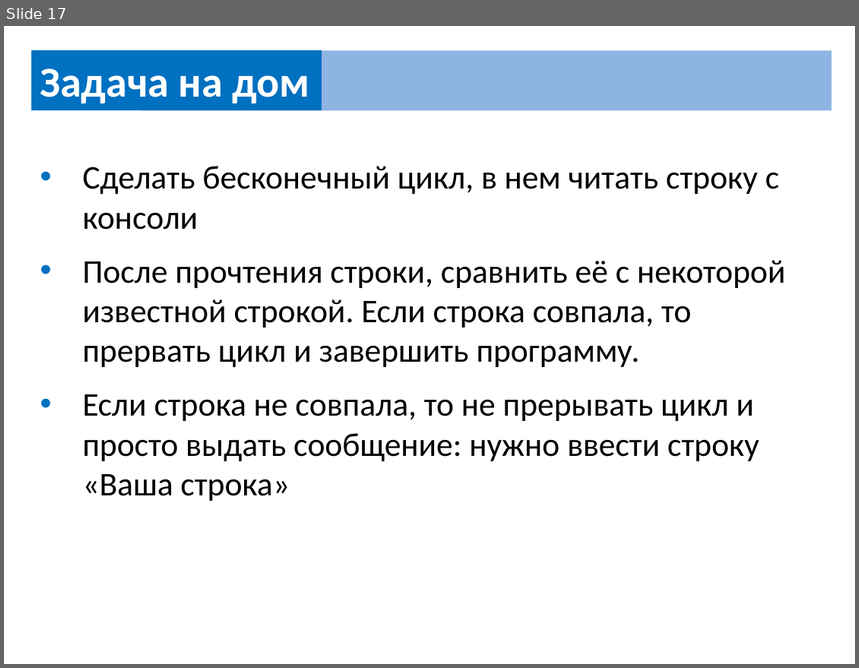
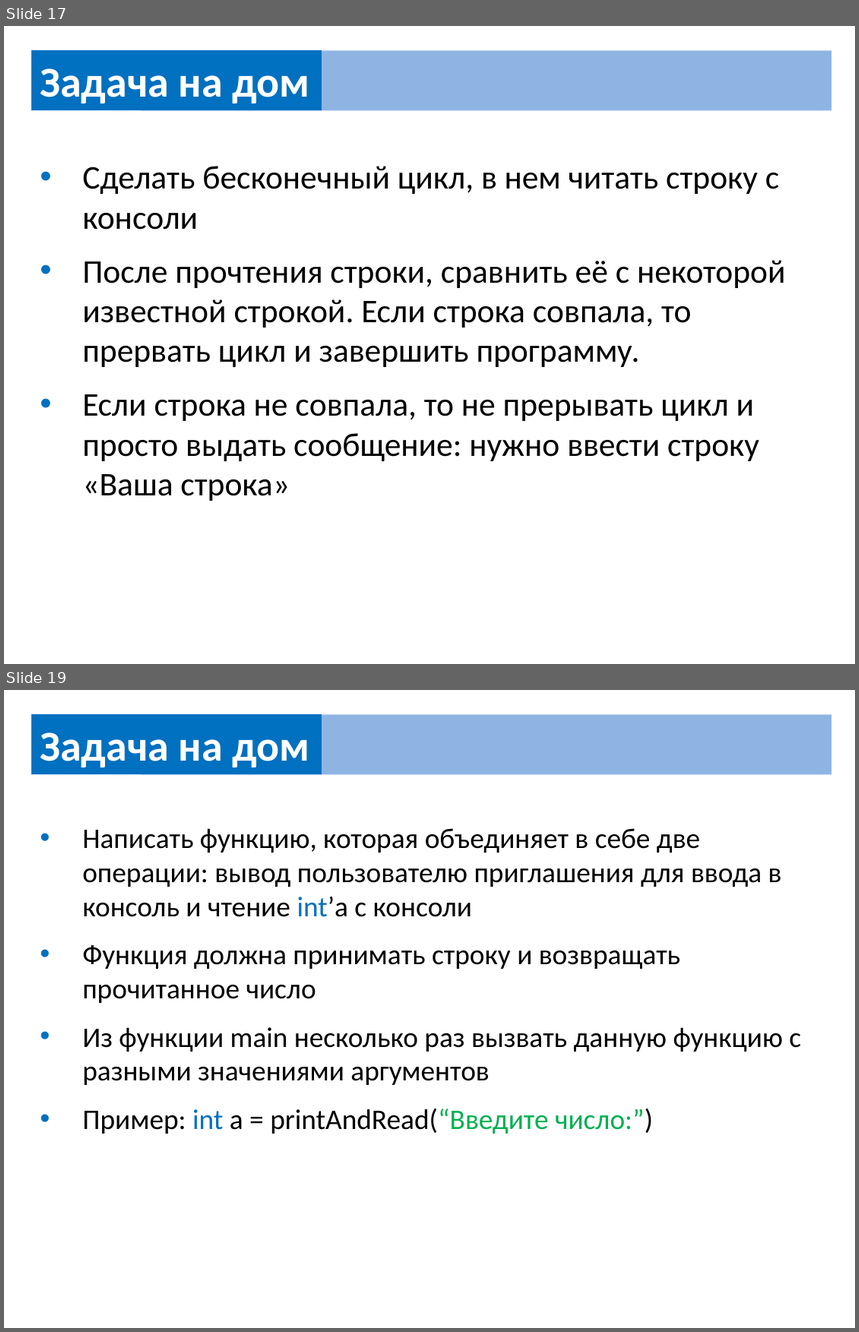
Before and after one commit to UsovaAnna/lesson, a slide deck: src/home/home_work.pptx. Shown one above the other, each under a label of ours: slide 17 before the commit, slides 17 and 19 after it; the slides between them are not shown. The pictures are 859x668 and 859x1332 pixels, drawn with LibreOffice and Linux fonts; fonts in the diff are those of the drawing. Boxes give left, top, right and bottom in pixels: in the first picture for what was removed or moved away, otherwise in the second. Text is boxed around its words. In the diff, an @@ line names an element or a change of style, - is before the commit and + after.

```diff
--- a/src/home/home_work.pptx
+++ b/src/home/home_work.pptx
@@ slide 19 added at box(4, 690, 855, 1328), background #FFFFFF @@
@@ rectangle added at box(31, 714, 322, 775), fill #0070C0, 36 pt, text #FFFFFF, bold @@
+Задача на дом
@@ rectangle added at box(141, 714, 832, 775), fill #8EB4E3 @@
@@ text added at box(82, 828, 801, 1134), 24 pt, text #000000 @@
+• Написать функцию, которая объединяет в себе две операции: вывод пользователю приглашения для ввода в консоль и чтение int’а с консоли
+• Функция должна принимать строку и возвращать прочитанное число
+• Из функции main несколько раз вызвать данную функцию с разными значениями аргументов
+• Пример: int a = printAndRead(“Введите число:”)
```
Also in this commit, not shown: 2 other slides added, 1 other file.
